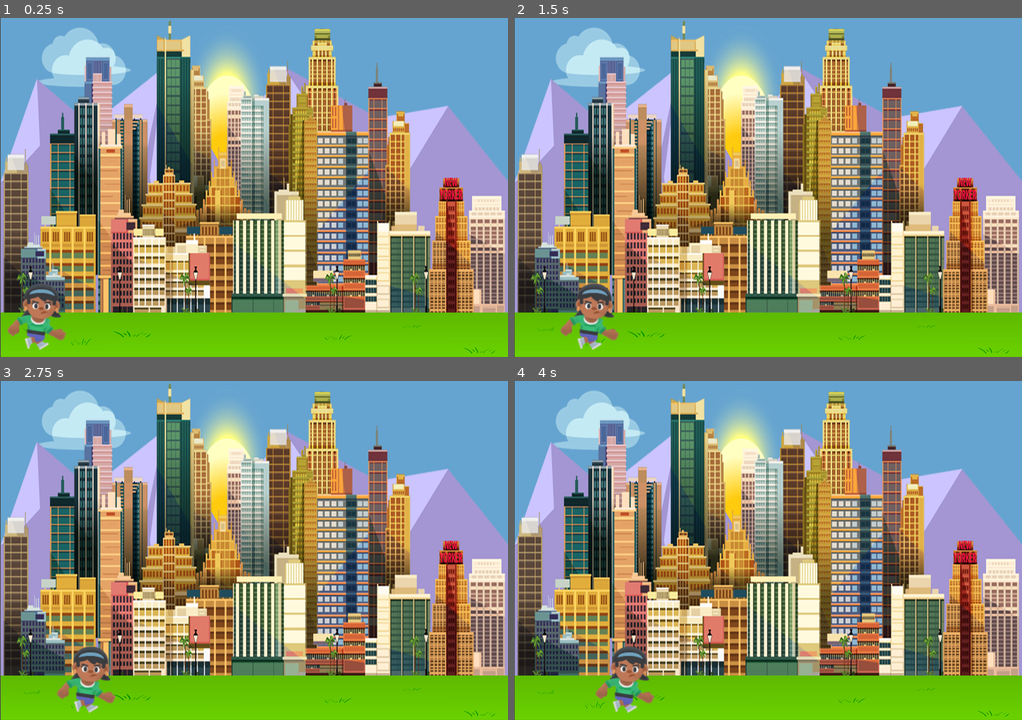
Above: before the commit, frames 1-4 (two rows, left to right).
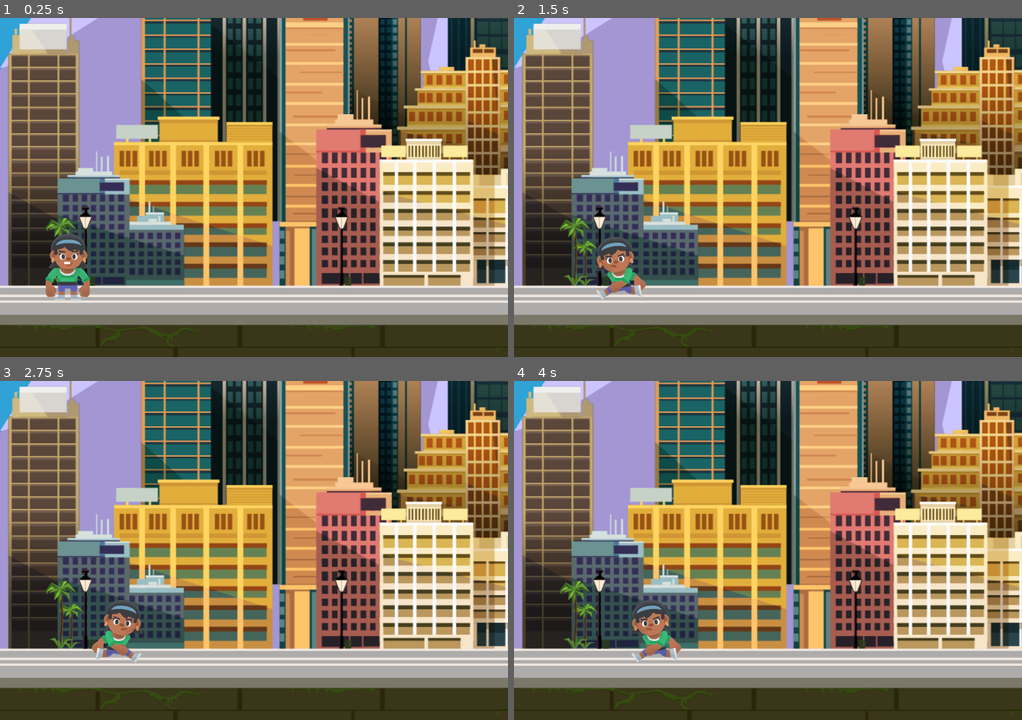
Above: after the commit, the same moments.

Repository: joaoalvescs/MatterOfSecurity
Game: Godot game, scene res://Mundo.tscn
Same seed, same stepped clock (60 frames per second), same inputs: the game is played once before the commit and once after it.
Inputs:
- Up to frame 1 (0.25 s): no input
- Up to frame 2 (1.5 s): tap Enter at 0.5 s; hold Right (ui_right) 0.53-1.28 s; hold Left (ui_left) from 1.28 s (still down)
- Up to frame 3 (2.75 s): release Left (ui_left) at 2.03 s; hold Right (ui_right) from 2.03 s (still down)
- Up to frame 4 (4 s): release Right (ui_right) at 3.53 s; hold Left (ui_left) from 3.53 s (still down)

The runs differ from the first frame. In frame 1, 97% of the frame differs, in the area x 0-100%, y 0-100%; in frame 2, 97%; in frame 3, 97%; in frame 4, 97%.

Commit message:
cenário definido com sucesso!

Diff:
--- a/Mundo.tscn
+++ b/Mundo.tscn
@@ -1,22 +1,28 @@
-[gd_scene load_steps=8 format=2]
+[gd_scene load_steps=9 format=2]
 
-[ext_resource path="res://sprites/primeira_fase.png" type="Texture" id=1]
+[ext_resource path="res://sprites/scenario.png" type="Texture" id=1]
 [ext_resource path="res://sprites/run/run2.png" type="Texture" id=2]
 [ext_resource path="res://scripts/KinematicBody2D.gd" type="Script" id=3]
 [ext_resource path="res://sprites/run/run0.png" type="Texture" id=4]
 [ext_resource path="res://sprites/run/run1.png" type="Texture" id=5]
-[ext_resource path="res://sprites/walk/walk6.png" type="Texture" id=9]
+[ext_resource path="res://sprites/conditions/jump.png" type="Texture" id=6]
+[ext_resource path="res://sprites/conditions/idle.png" type="Texture" id=7]
 
 [sub_resource type="SpriteFrames" id=1]
 animations = [ {
-"frames": [ ExtResource( 9 ) ],
+"frames": [ ExtResource( 4 ), ExtResource( 5 ), ExtResource( 2 ) ],
 "loop": true,
-"name": "idle",
+"name": "Run",
+"speed": 7.0
+}, {
+"frames": [ ExtResource( 6 ) ],
+"loop": true,
+"name": "Jump",
 "speed": 5.0
 }, {
-"frames": [ ExtResource( 4 ), ExtResource( 5 ), ExtResource( 2 ) ],
+"frames": [ ExtResource( 7 ) ],
 "loop": true,
-"name": "run",
+"name": "Idle",
 "speed": 5.0
 } ]
 
@@ -24,17 +30,15 @@
 
 [node name="KinematicBody2D" type="KinematicBody2D" parent="."]
 
-[node name="Sprite" type="Sprite" parent="KinematicBody2D"]
-
-[node name="primeira_fase" type="Sprite" parent="KinematicBody2D/Sprite"]
-position = Vector2( 360.954, 239.964 )
+[node name="city" type="Sprite" parent="KinematicBody2D"]
+position = Vector2( 1033.02, -20.2853 )
 texture = ExtResource( 1 )
 
-[node name="KinematicBody2D2" type="KinematicBody2D" parent="."]
+[node name="Player" type="KinematicBody2D" parent="."]
 script = ExtResource( 3 )
 
-[node name="character" type="AnimatedSprite" parent="KinematicBody2D2"]
-position = Vector2( 52.3902, 408.325 )
+[node name="character" type="AnimatedSprite" parent="Player"]
+position = Vector2( 96.0155, 337.086 )
 frames = SubResource( 1 )
-animation = "run"
+animation = "Run"
 frame = 1
--- a/scripts/KinematicBody2D.gd
+++ b/scripts/KinematicBody2D.gd
@@ -1,14 +1,20 @@
 extends KinematicBody2D
 
+const UP = Vector2(0,-1)
 var motion = Vector2()
 
 func _physics_process(delta):
 
 	if Input.is_action_pressed("ui_right"):
 		motion.x = 100
+		$character.play("Run")
+		$character.flip_h = false
 	elif Input.is_action_pressed("ui_left"):
+		$character.play("Run")
+		$character.flip_h = true
 		motion.x = -100
 	else:
 		motion.x = 0
+		$character.play("Idle")
 
 	move_and_slide(motion)
Binary file added: sprites/conditions/jump.png
Not shown, changed: sprites/conditions/jump.png.import
Binary file removed: sprites/primeira_fase.png
Binary file added: sprites/scenario.png
Not shown, added: sprites/scenario.png.import
